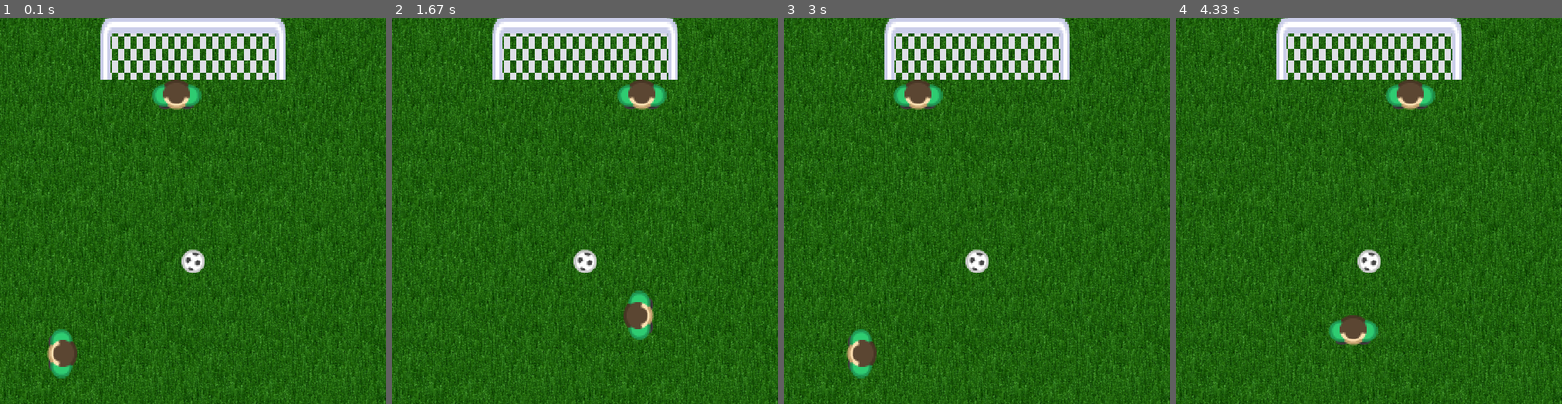
Above: before the commit, frames 1-4 (left to right).
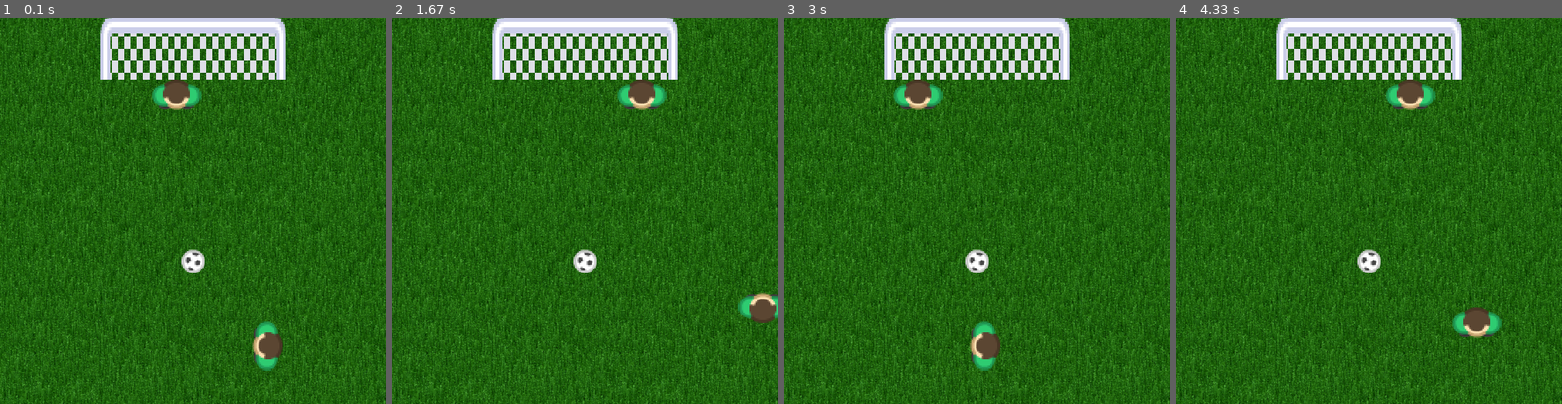
Above: after the commit, the same moments.

Repository: tara-nguyen/PyGame
Game: pygame game, started from MyFirstGameUsingClassesVer3.py
The game is run twice, just before and just after one commit, with the same random seed, the same clock (stepped at 60 frames per second) and the same inputs.
Inputs:
- Up to frame 1 (0.1 s): no input
- Up to frame 2 (1.67 s): hold Right 0.33-0.8 s; hold Up 0.83-1.13 s; tap Space at 0.9, 1.23, 1.53 s; tap S at 0.98 s; hold Right 1.17-1.63 s
- Up to frame 3 (3 s): hold Left 1.67-2.2 s; tap Space at 1.73, 2.03, 2.3, 2.63 s; hold Down 2.23-2.53 s; tap S at 2.38 s; hold Left 2.57-2.97 s
- Up to frame 4 (4.33 s): hold Up 3-3.37 s; tap Space at 3.07, 3.47, 3.77, 4.13 s; hold Right 3.4-4.03 s; tap S at 3.55 s; hold Down from 4.07 s (still down)

The runs differ from the first frame. In frame 1, 1.5% of the frame differs, in the area x 12-74%, y 78-94%; in frame 2, 1.4%; in frame 3, 1.5%; in frame 4, 1.5%, in the area x 39-85%, y 75-85%.

Commit message:
Update PlayerClasses.py
Remove bodyStartPos used for testing program

Diff:
--- a/PlayerClasses.py
+++ b/PlayerClasses.py
@@ -396,11 +396,9 @@
     def __init__(self, screenSize):
         '''This function initializes the class and sets its core attributes.'''
         Player.__init__(self, screenSize)   # initialize the parent class
-##        bodyStartPosX = random.uniform(20, self.screenWidth-96)
-##        bodyStartPosY = random.uniform(self.screenHeight-150,
-##                                       self.screenHeight-100)
-        bodyStartPosX = 60
-        bodyStartPosY = self.screenHeight-97
+        bodyStartPosX = random.uniform(20, self.screenWidth-96)
+        bodyStartPosY = random.uniform(self.screenHeight-150,
+                                       self.screenHeight-100)
         self.bodyStartPos = bodyStartPosX, bodyStartPosY
         self.startRot = 90
         self.moved = False
